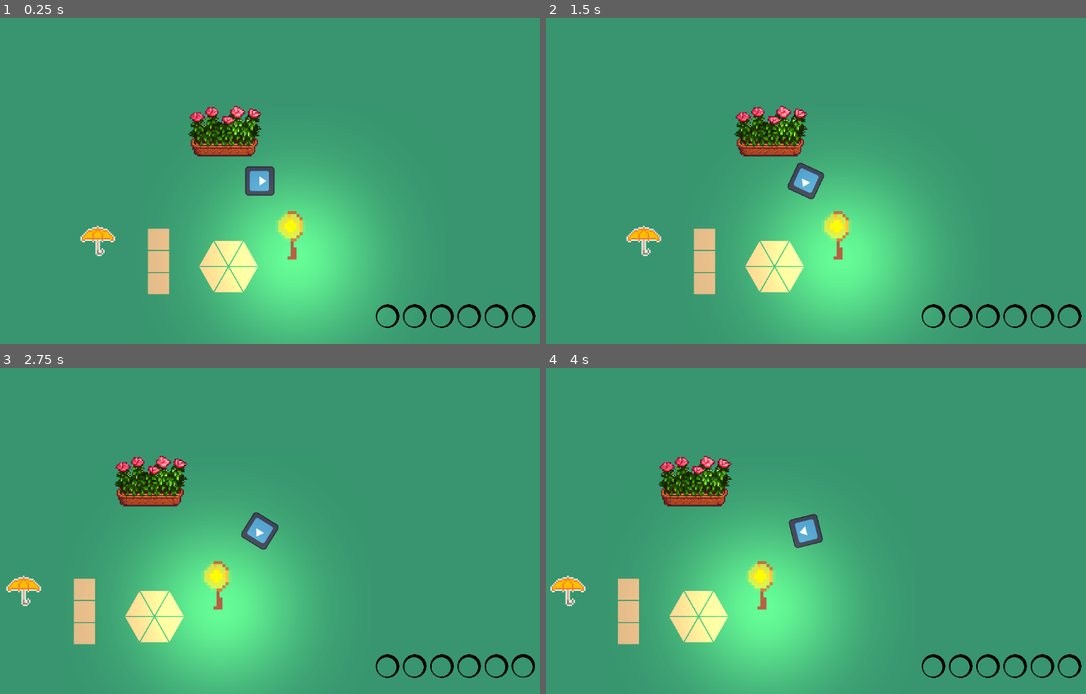
Above: before the commit, frames 1-4 (two rows, left to right).
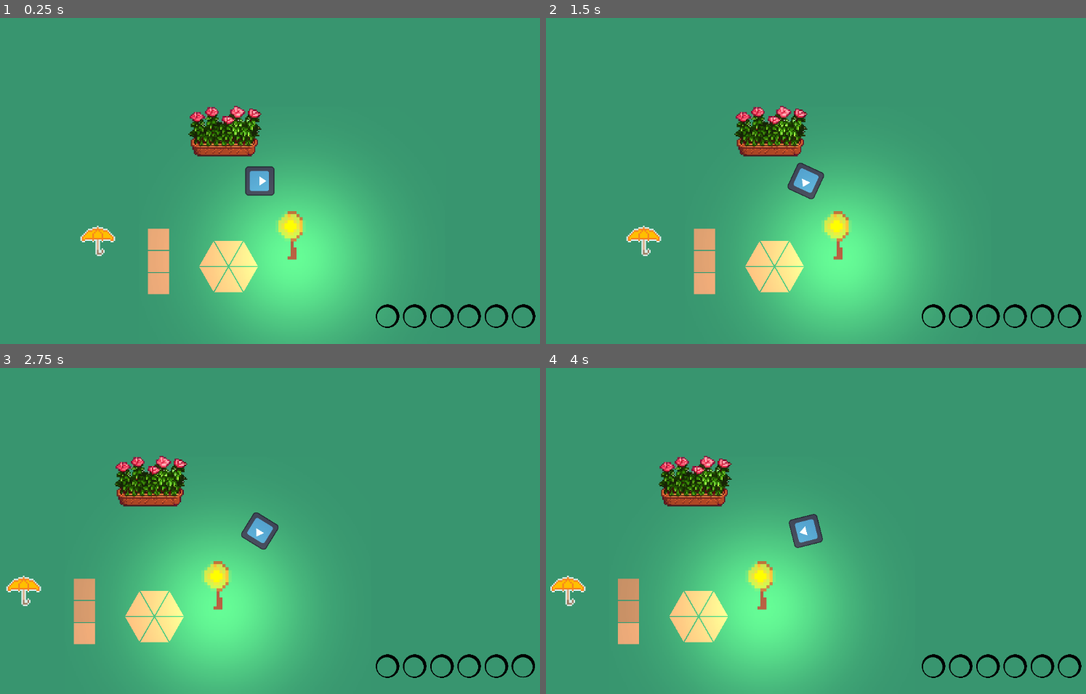
Above: after the commit, the same moments.

Repository: TheodoreVrel/DreamGarden
Game: Godot game, scene res://Scenes/GameManager/GameManager.tscn
Two runs of this game, one before a commit and one after it. Both use one fixed random seed, a clock stepped at 60 frames per second and the inputs below. The engine's default icon, where the game draws it, is replaced by a stand-in: a white triangle on a blue panel in a dark square.
Inputs (mouse positions are in pixels of both pictures, inside the frame that each line leads up to):
- Up to frame 1 (0.25 s): no input
- Up to frame 2 (1.5 s): drag from (789, 259) to (643, 239) at 0.52 s; tap Enter at 1.25 s; drag from (772, 249) to (778, 246) at 1.27 s
- Up to frame 3 (2.75 s): tap Space at 2 s; move the mouse to (216, 609) at 2.02 s; hold D (move_right) from 2.03 s (still down); tap Mouse wheel up (scroll_up) at 2.1 s; click (216, 609) at 2.17 s
- Up to frame 4 (4 s): release D (move_right) at 2.75 s; drag from (681, 625) to (567, 589) at 2.77 s; tap Enter at 3.5 s; drag from (713, 625) to (567, 589) at 3.52 s

The runs differ from the first frame. In frame 1, 0.1% of the frame differs, in the area x 41-46%, y 68-84%; in frame 2, 0.6%; in frame 3, 0.6%; in frame 4, 0.6%, in the area x 13-32%, y 64-84%.

Commit message:
plot color changes with water

Diff:
--- a/Scenes/InteractiveObject/Planting Zone/Square/planting_zone_square.tscn
+++ b/Scenes/InteractiveObject/Planting Zone/Square/planting_zone_square.tscn
@@ -23,7 +23,7 @@
 
 [node name="Polygon2D" type="Polygon2D" parent="."]
 z_index = -1
-color = Color(0.41, 0.29848, 0.2132, 1)
+color = Color(0.411765, 0.298039, 0.211765, 1)
 polygon = PackedVector2Array(-3, -3, -3, 3, 3, 3, 3, -3)
 
 [node name="Markers" type="Node2D" parent="."]
--- a/Scenes/InteractiveObject/Planting Zone/planting_zone.gd
+++ b/Scenes/InteractiveObject/Planting Zone/planting_zone.gd
@@ -6,14 +6,14 @@
 @onready var growth_timer : Timer = find_child("GrowthTimer")
 @onready var area : Area2D = find_child("PlantingZone")
 
-var default_color: Color = Color.BURLYWOOD
-var default_color_value : Color = Color(149, 111, 82) #modify value
+#var default_color: Color = Color.BURLYWOOD
+var default_color : Color = Color(102, 74, 53) #modify value between 90 and 40
 var hover_color: Color = Color.BISQUE
 var click_color: Color = Color.GOLD
 var sun_color: Color = Color.GOLD
 var rain_color: Color = Color.DODGER_BLUE
 
-
+var hovered: bool = false
 
 #@export_range(1,4) var zone_size : int
 @export var flower_in_zone: Flower
@@ -78,6 +78,7 @@
 		#player.connect("cast_exit", _on_zone_exit)
 	if polygon:
 		polygon.color = default_color
+		adjust_color_value()
 	#growth_timer.connect("timeout", _on_growth_timer_timeout)
 	area.connect("mouse_entered", on_mouse_entered)
 	area.connect("mouse_exited", on_mouse_exited)
@@ -113,8 +114,9 @@
 	match interaction:
 		zone_interaction_type.HOVERED:
 			polygon.color = hover_color
+			hovered = true
 		zone_interaction_type.EXITED:
-			#print("exited")
+			hovered = false
 			polygon.color = default_color
 		zone_interaction_type.CLICKED:
 			polygon.color = click_color
@@ -166,7 +168,7 @@
 func plant_growth(delta):
 	#apply_watered_multiplier()
 	growth_time_left -= delta * get_current_sun_multiplier() * get_current_water_multiplier()
-	print(growth_time_left, "  | sun = ", get_current_sun_multiplier(), "  water = ", get_current_water_multiplier(), " ", water_level)
+	#print(growth_time_left, "  | sun = ", get_current_sun_multiplier(), "  water = ", get_current_water_multiplier(), " ", water_level)
 
 	if growth_time_left <= next_breakpoint_to_pass and !quarter_growth_break_points.is_empty():
 		quarter_growth_break_points.erase(next_breakpoint_to_pass)
@@ -230,9 +232,18 @@
 	if is_in_the_sun(): sun_effect = 1.2
 	#water_level -= (delta / water_empty_time) * sun_effect
 	water_level = clampf(water_level - (delta / water_empty_time) * sun_effect, 0.0, 1.0)
+	adjust_color_value()
 
 func being_watered(delta):
 	water_level = clampf(water_level + (delta / water_full_time), 0.0, 1.0)
+	adjust_color_value()
+
+func adjust_color_value():
+	default_color.v =  0.9 - water_level * 0.5
+	if !hovered: polygon.color = default_color
+	#print(default_color.v, "   ", default_color)
+
+
 	#water_level += (delta / water_full_time)
 #func sun_change():
 	#
